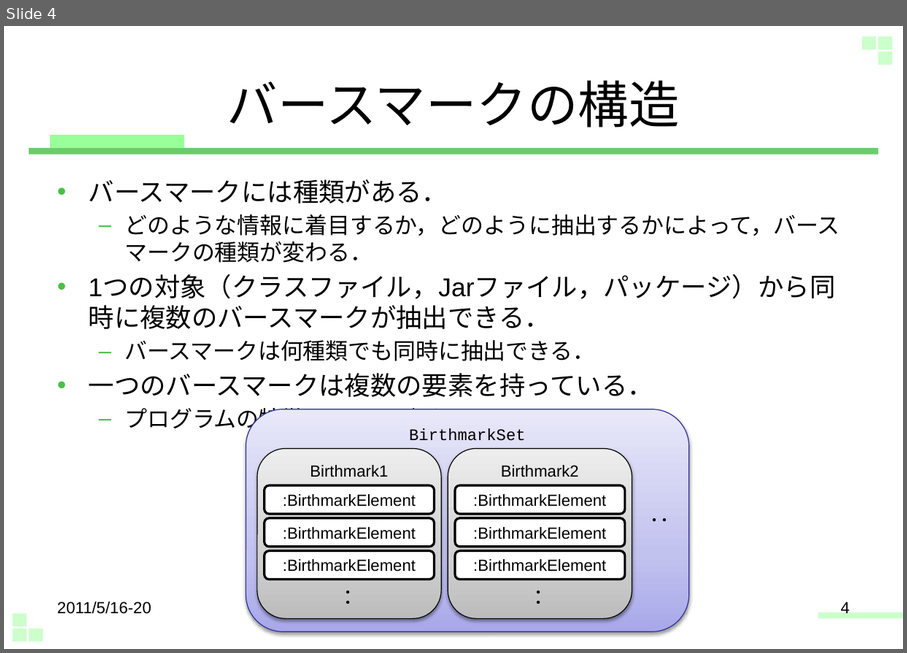
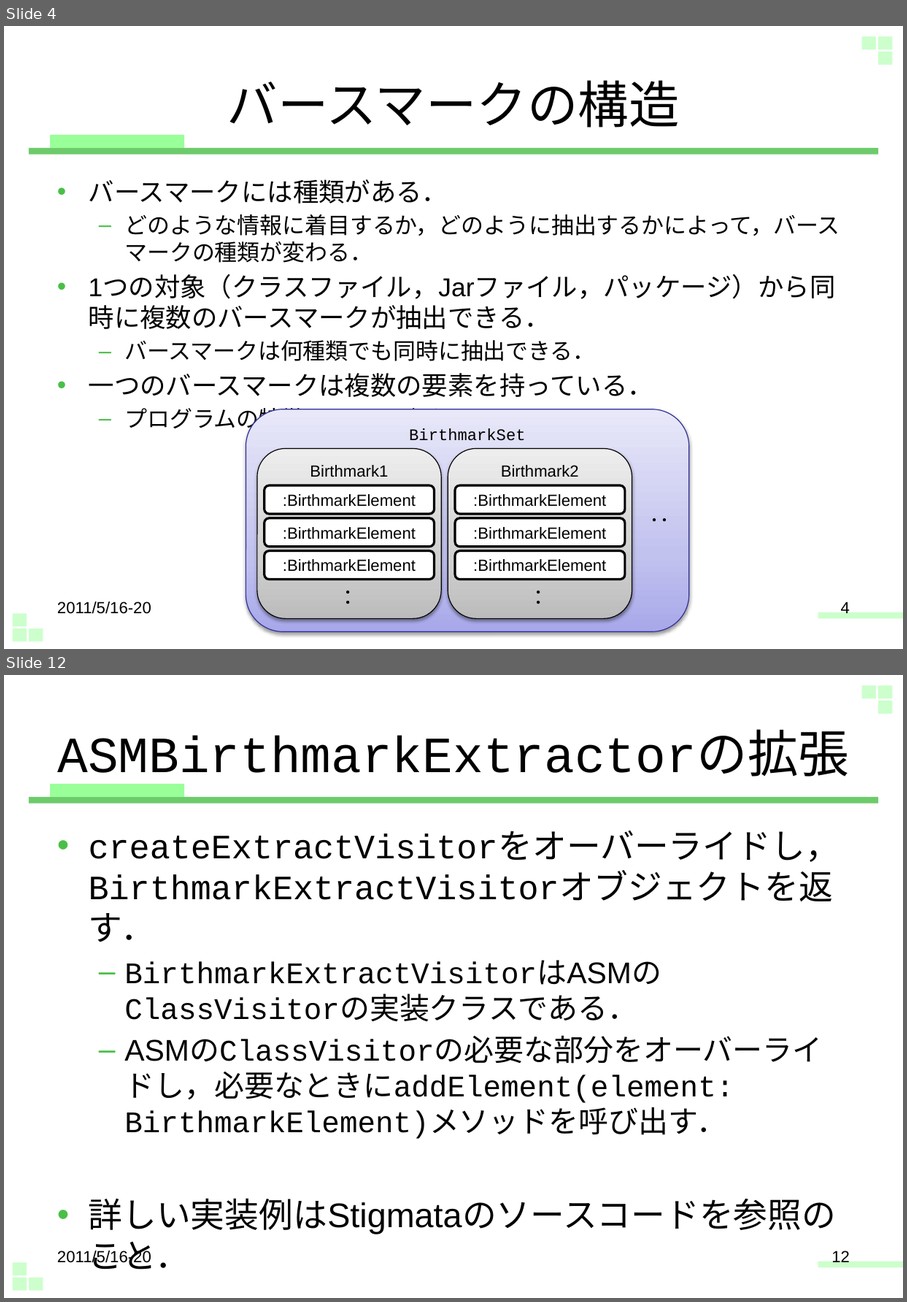
Before and after one commit to zz-fork-repository/jp-stigmata-core, a slide deck: src/docs/extends_stigmata.pptx. Shown one above the other, each under a label of ours: slide 4 before the commit, slides 4 and 12 after it; the slides between them are not shown. The pictures are 907x653 and 907x1302 pixels, drawn with LibreOffice and Linux fonts; fonts in the diff are those of the drawing. Boxes give left, top, right and bottom in pixels: in the first picture for what was removed or moved away, otherwise in the second. Text is boxed around its words. In the diff, an @@ line names an element or a change of style, - is before the commit and + after.

```diff
--- a/src/docs/extends_stigmata.pptx
+++ b/src/docs/extends_stigmata.pptx
@@ slide 12 added at <box>4,675,903,1298</box>, background #FFFFFF; not listed: 9 template elements that a slide beside it also shows @@
@@ title added at <box>57,735,849,786</box>, 44 pt, text #000000 @@
+ASMBirthmarkExtractorの拡張
@@ text added at <box>89,834,840,1234</box>, 25.9 pt, text #000000 @@
+• createExtractVisitorをオーバーライドし，BirthmarkExtractVisitorオブジェクトを返す．
+  – BirthmarkExtractVisitorはASMのClassVisitorの実装クラスである．
+  – ASMのClassVisitorの必要な部分をオーバーライドし，必要なときにaddElement(element: BirthmarkElement)メソッドを呼び出す．
+• 詳しい実装例はStigmataのソースコードを参照のこと．
@@ text added at <box>57,1250,151,1266</box>, 14 pt, text #000000 @@
+2011/5/16-20
@@ page number added at <box>832,1250,850,1262</box>, 14 pt, text #000000 @@
+12
```
Also in this commit, not shown: 8 slides changed, 2 other slides added, 2 other files.
